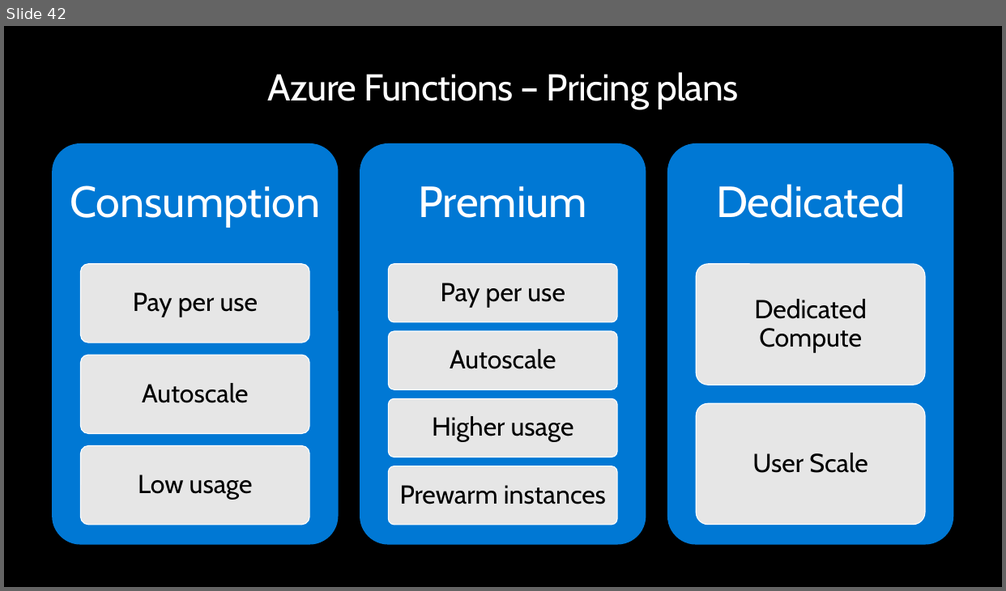
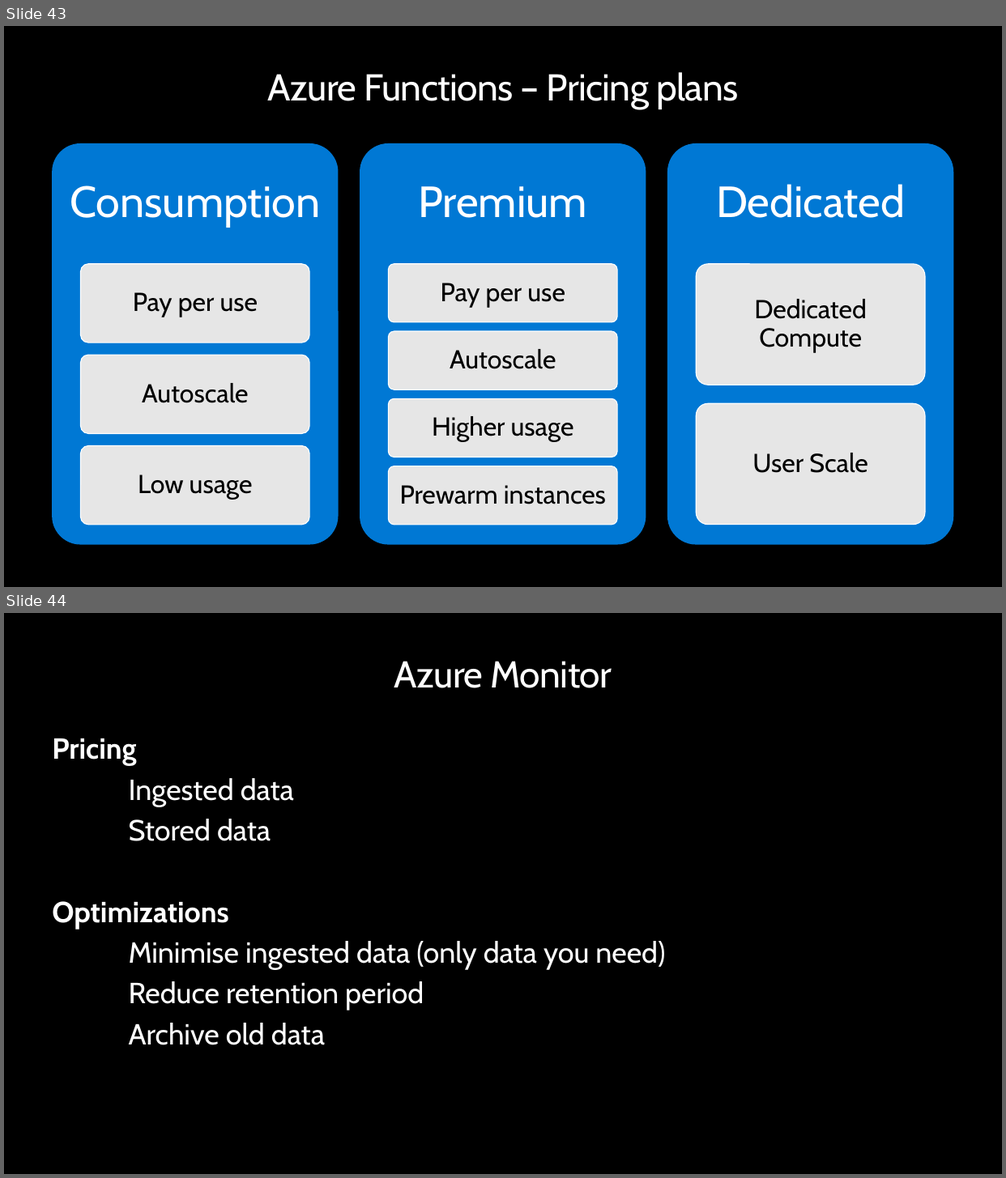
Before and after one commit to peterperov/MSFTCSA, a slide deck: 104-FinOps/Azure FinOps - Introduction.pptx. Shown one above the other, each under a label of ours: slide 42 before the commit, slides 43 and 44 after it. The pictures are 1006x591 and 1006x1178 pixels, drawn with LibreOffice and Linux fonts; fonts in the diff are those of the drawing; background and template pictures are left out. Boxes give left, top, right and bottom in pixels: in the first picture for what was removed or moved away, otherwise in the second. Text is boxed around its words. In the diff, an @@ line names an element or a change of style, - is before the commit and + after.

```diff
--- a/104-FinOps/Azure FinOps - Introduction.pptx
+++ b/104-FinOps/Azure FinOps - Introduction.pptx
@@ slide 44 added at box(4, 613, 1002, 1174), background #000000 @@
@@ title added at box(394, 661, 612, 688), 36 pt, text #FFFFFF @@
+Azure Monitor
@@ text added at box(52, 739, 665, 1046), 28 pt, text #FFFFFF @@
+Pricing
+Ingested data
+Stored data
+Optimizations
+Minimise ingested data (only data you need)
+Reduce retention period
+Archive old data
@@ what was slide 42 is now slide 43 @@
```
Also in this commit, not shown: 11 slides changed, 2 other slides added.
